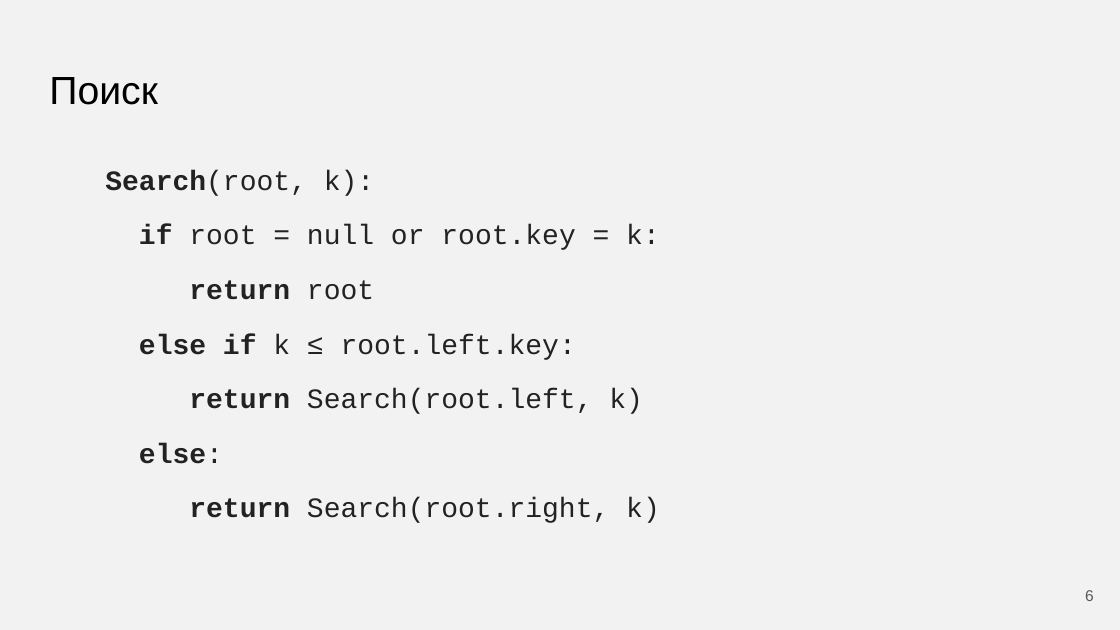
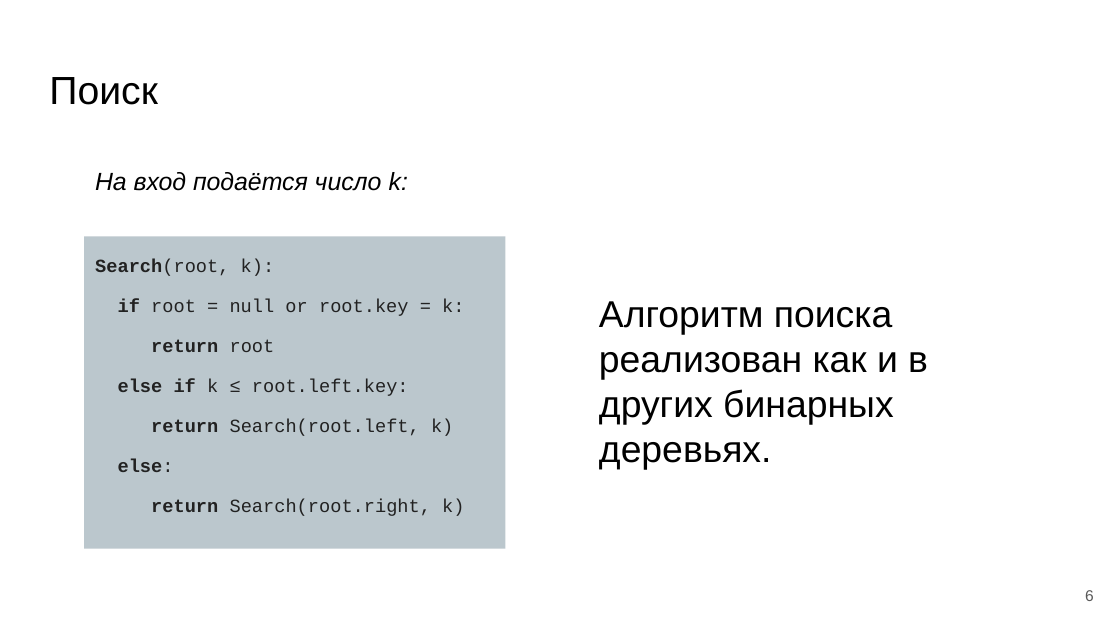
Before and after one commit to Flnchkv/ScapeGoat_Three, a slide deck: slide 6 of ScapeGoat Three.pptx. Drawn at 1120x630 pixels with LibreOffice and Linux fonts; fonts in the diff are those of the drawing. Boxes give left, top, right and bottom in pixels: in the first picture for what was removed or moved away, otherwise in the second. Text is boxed around its words. In the diff, an @@ line names an element or a change of style, - is before the commit and + after.

```diff
--- a/ScapeGoat Three.pptx
+++ b/ScapeGoat Three.pptx
@@ background #F2F2F2 to #FFFFFF @@
@@ text added at bbox=[95, 172, 408, 191], 16 pt, text #000000, italic @@
+На вход подаётся число k:
@@ text "Search(root, k):": place and size @@
-text "Search(root, k):" at bbox=[105, 170, 660, 523]
+text "Search(root, k):" at bbox=[84, 236, 505, 549]
@@ text "Search(root, k):" at bbox=[84, 236, 505, 549]: size 18 to 12 pt; alignment justified to left; indent changed; fill none to #78909C at 50% opacity @@
@@ text added at bbox=[599, 301, 928, 469], 24 pt, text #000000 @@
+Алгоритм поиска реализован как и в других бинарных деревьях.
```
Also in this commit, not shown: 8 other slides changed, 4 slides added, 2 other files.
